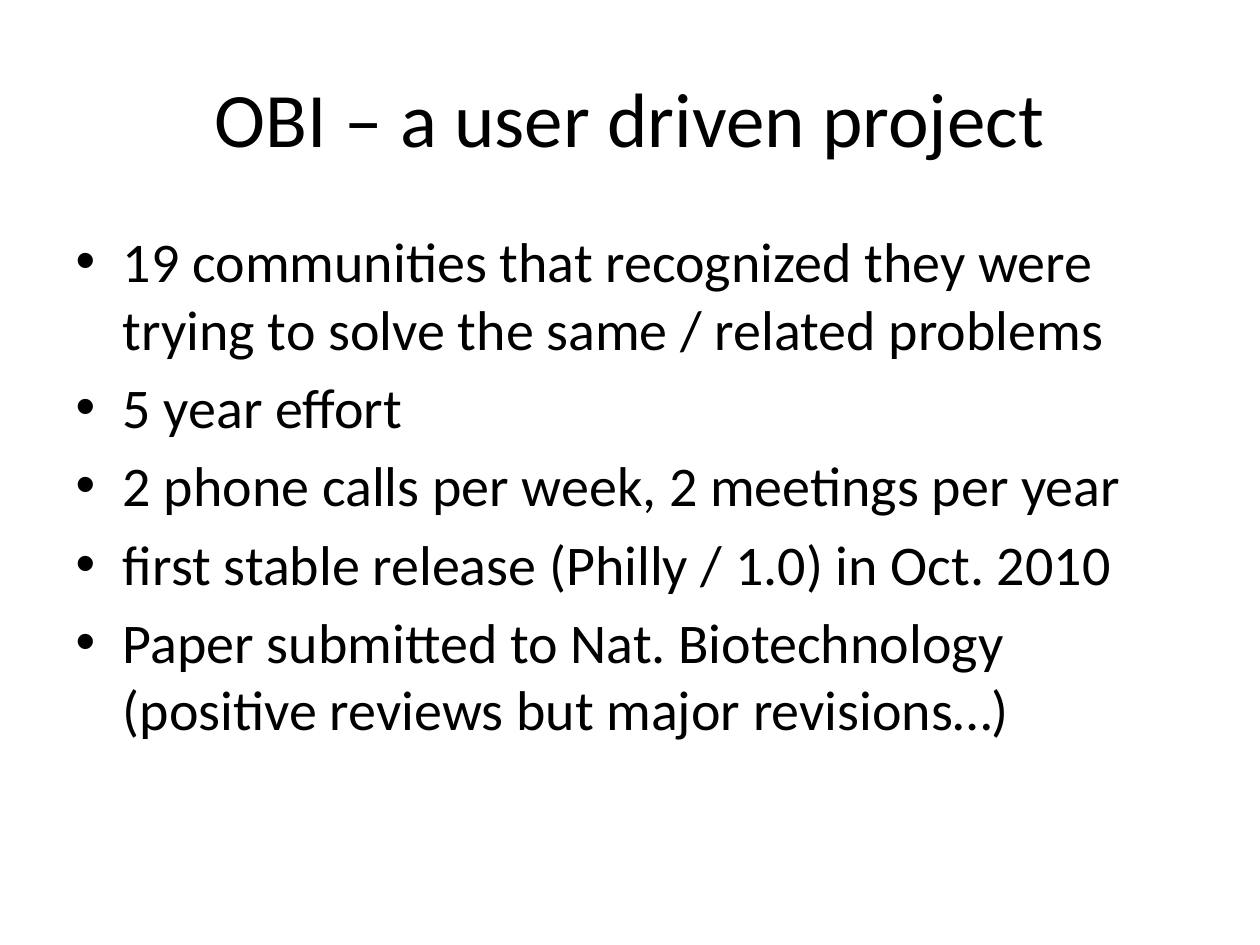
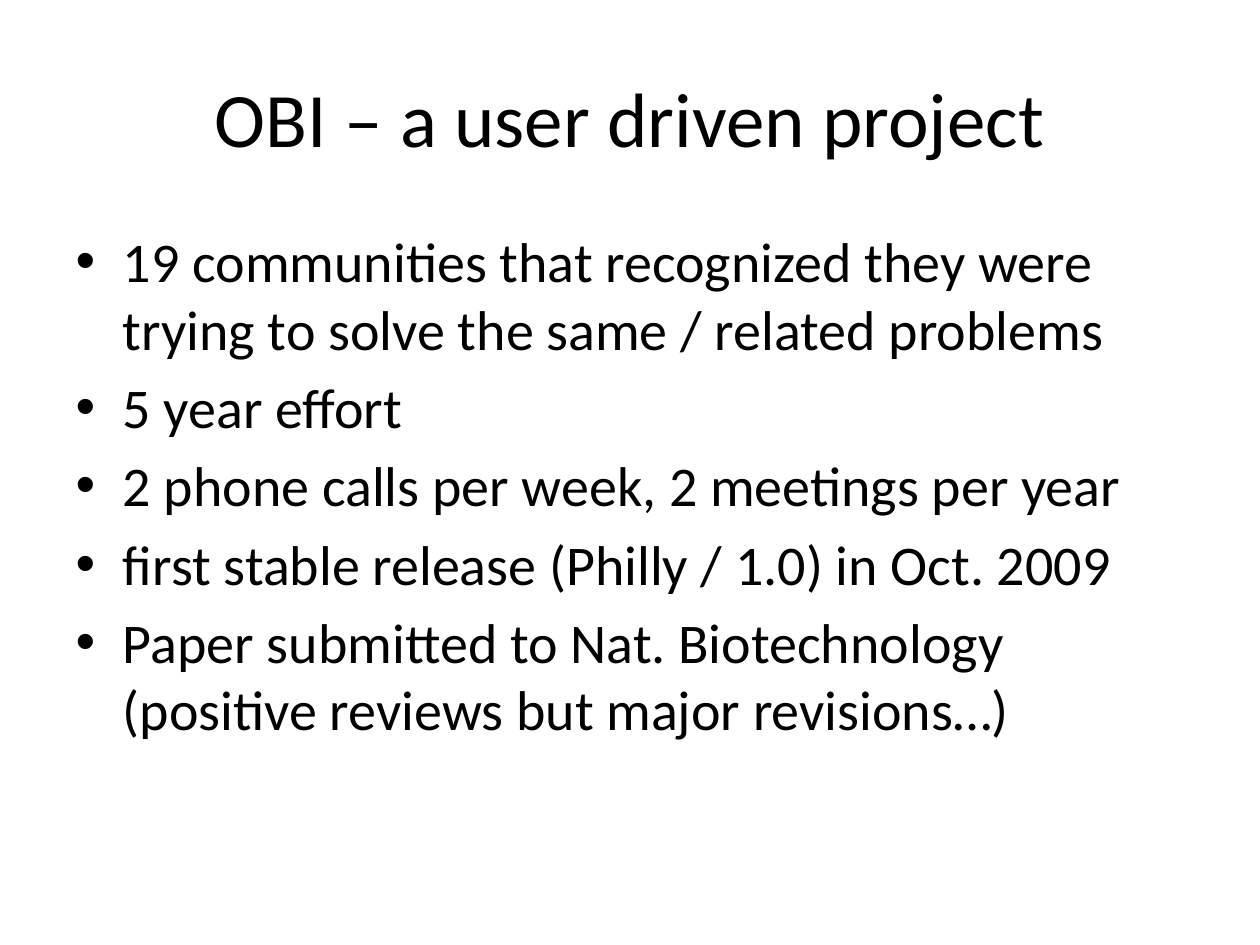
Before and after one commit to obi-ontology/obi-legacy-svn, a slide deck: slide 2 of trunk/docs/presentations/2010-03-Vancouver workshop OBI overview-BP.pptx. Drawn at 1260x945 pixels with LibreOffice and Linux fonts; fonts in the diff are those of the drawing. Boxes give left, top, right and bottom in pixels: in the first picture for what was removed or moved away, otherwise in the second. Text is boxed around its words. In the diff, an @@ line names an element or a change of style, - is before the commit and + after.

```diff
--- a/trunk/docs/presentations/2010-03-Vancouver workshop OBI overview-BP.pptx
+++ b/trunk/docs/presentations/2010-03-Vancouver workshop OBI overview-BP.pptx
@@ text at <box>123,544,1111,594</box>: text changed @@
-• first stable release (Philly / 1.0) in Oct. 2010
+• first stable release (Philly / 1.0) in Oct. 2009
```
Also in this commit, not shown: 2 other slides changed.
